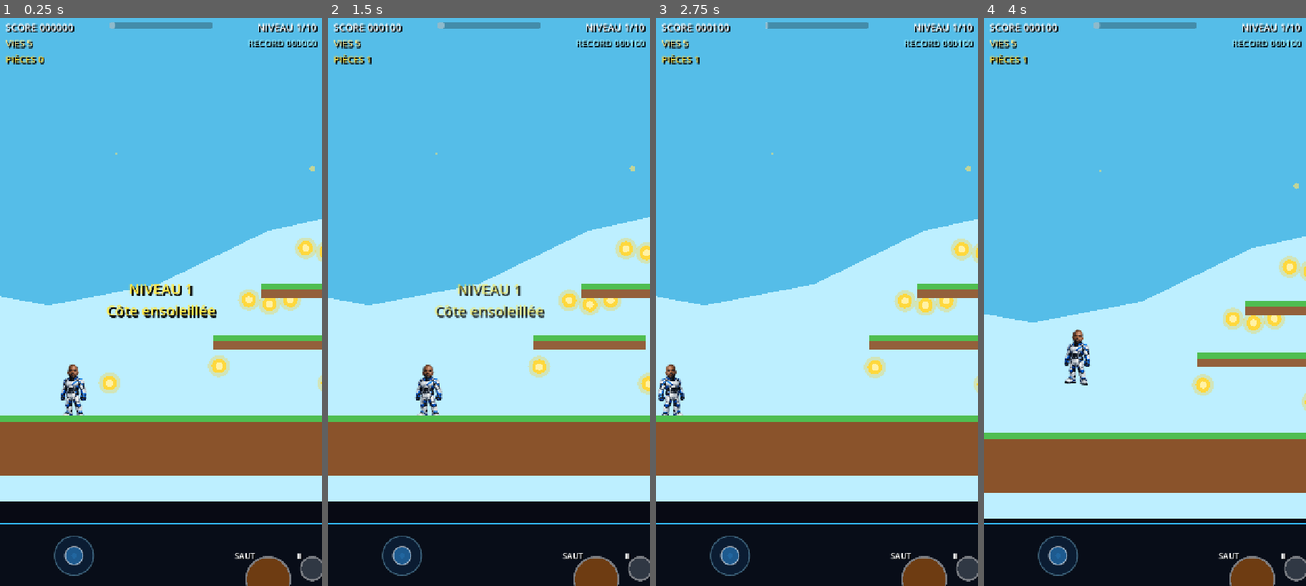
Above: before the commit, frames 1-4 (left to right).
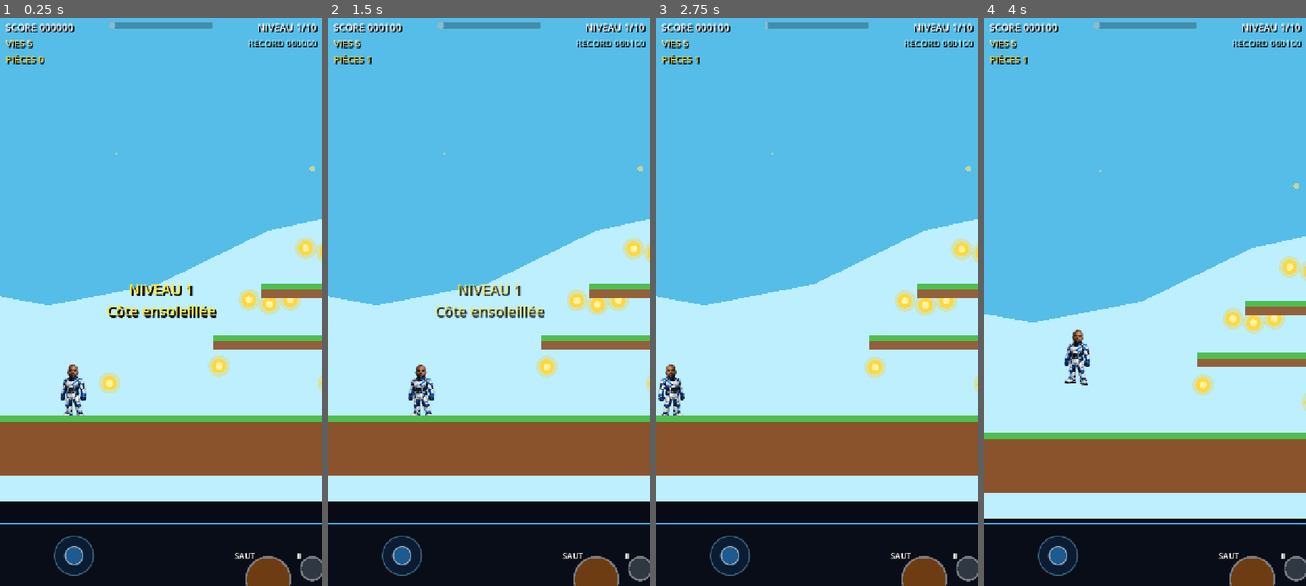
Above: after the commit, the same moments.

Repository: Chasmet/moi-mario-pygame
Game: Godot game, scene res://scenes/Main.tscn
The game is run twice, just before and just after one commit, with the same random seed, the same clock (stepped at 60 frames per second) and the same inputs.
Inputs (mouse positions are in pixels of both pictures, inside the frame that each line leads up to):
- Up to frame 1 (0.25 s): no input
- Up to frame 2 (1.5 s): drag from (418, 551) to (575, 296) at 0.52 s; drag from (424, 330) to (569, 302) at 1.27 s
- Up to frame 3 (2.75 s): move the mouse to (849, 171) at 2.02 s; hold A (move_left) from 2.03 s (still down)
- Up to frame 4 (4 s): release A (move_left) at 2.75 s; drag from (1128, 415) to (1254, 307) at 2.77 s; move the mouse to (1241, 387) at 3.52 s; hold D (move_right) from 3.53 s (still down); tap Space (jump) at 3.77 s

The runs differ from the first frame. In frame 2, 2.5% of the frame differs, in the area x 0-100%, y 0-70%; in frame 3, less than 0.1%; in frame 4, less than 0.1%.

Commit message:
Make movement joystick more responsive

Diff:
--- a/scripts/VirtualJoystick.gd
+++ b/scripts/VirtualJoystick.gd
@@ -3,7 +3,7 @@
 signal vector_changed(value: Vector2)
 
 @export var max_radius: float = 46.0
-@export var deadzone: float = 0.14
+@export var deadzone: float = 0.055
 
 var active_touch_index: int = -1
 var mouse_active: bool = false
@@ -98,6 +98,13 @@
 
 	var delta_from_center: Vector2 = local_position - dynamic_center
 	var distance: float = delta_from_center.length()
+
+	if distance > max_radius * 1.45 and distance > 0.0:
+		var center_shift: float = distance - max_radius * 1.45
+		dynamic_center = _clamp_center(dynamic_center + delta_from_center.normalized() * center_shift * 0.72)
+		delta_from_center = local_position - dynamic_center
+		distance = delta_from_center.length()
+
 	var clamped_delta: Vector2 = delta_from_center
 	if distance > max_radius and distance > 0.0:
 		clamped_delta = delta_from_center / distance * max_radius
@@ -108,8 +115,9 @@
 	if magnitude <= deadzone:
 		_set_vector(Vector2.ZERO)
 	else:
-		var remapped_magnitude: float = clampf((magnitude - deadzone) / (1.0 - deadzone), 0.0, 1.0)
-		_set_vector(raw_vector.normalized() * remapped_magnitude)
+		var linear_magnitude: float = clampf((magnitude - deadzone) / (1.0 - deadzone), 0.0, 1.0)
+		var responsive_magnitude: float = pow(linear_magnitude, 0.72)
+		_set_vector(raw_vector.normalized() * responsive_magnitude)
 	queue_redraw()
 
 
@@ -123,7 +131,7 @@
 
 func _set_vector(value: Vector2) -> void:
 	var limited: Vector2 = value.limit_length(1.0)
-	if limited.is_equal_approx(current_vector):
+	if limited.distance_squared_to(current_vector) < 0.000004:
 		return
 	current_vector = limited
 	vector_changed.emit(current_vector)
@@ -131,8 +139,8 @@
 
 func _draw() -> void:
 	var base_center: Vector2 = dynamic_center if active else resting_center
-	var base_alpha: float = 0.72 if active else 0.36
-	var knob_alpha: float = 0.96 if active else 0.52
+	var base_alpha: float = 0.78 if active else 0.36
+	var knob_alpha: float = 1.0 if active else 0.52
 
 	draw_circle(base_center, max_radius, Color(0.07, 0.22, 0.38, base_alpha))
 	draw_arc(base_center, max_radius, 0.0, TAU, 48, Color(0.55, 0.86, 1.0, base_alpha), 3.0, true)
